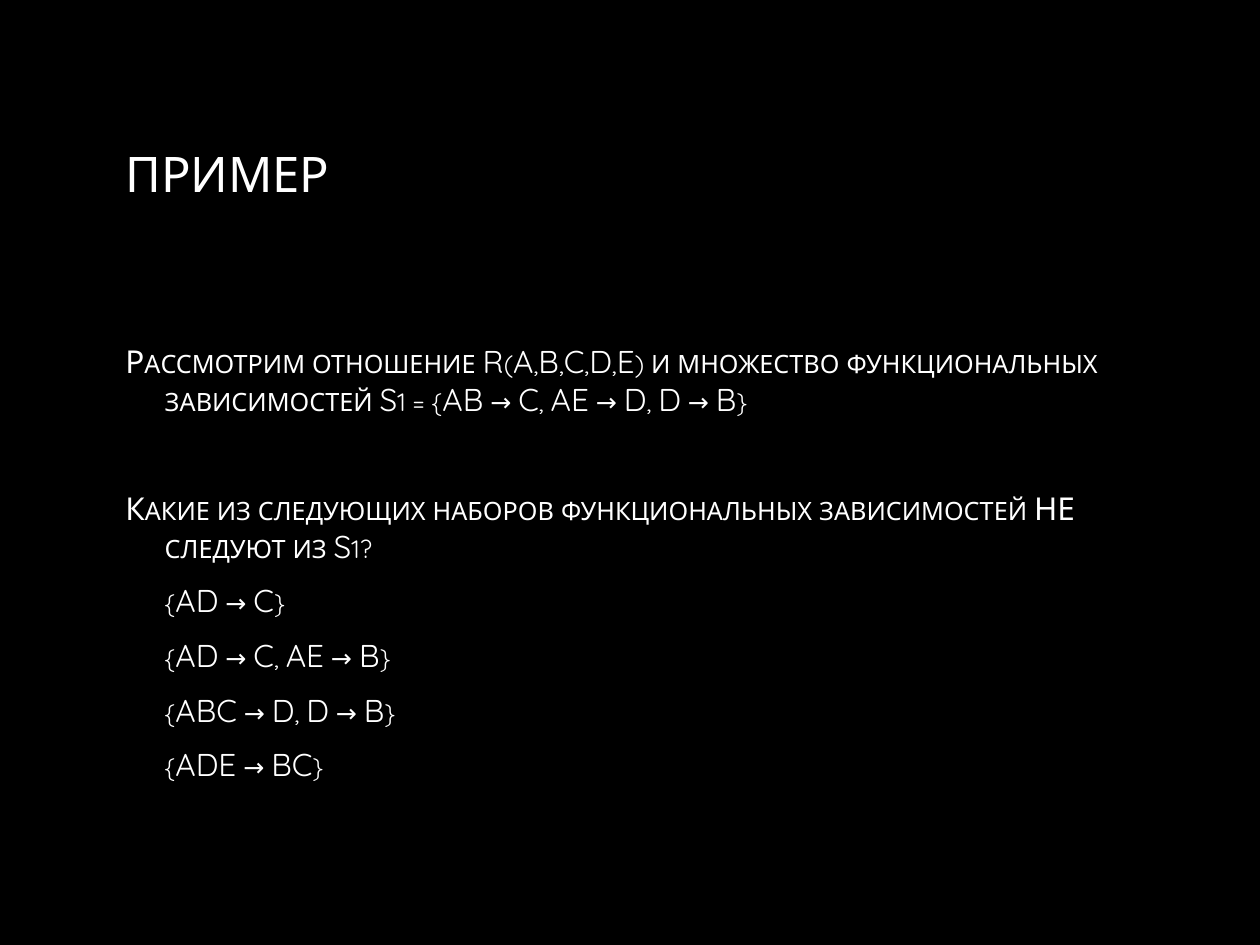
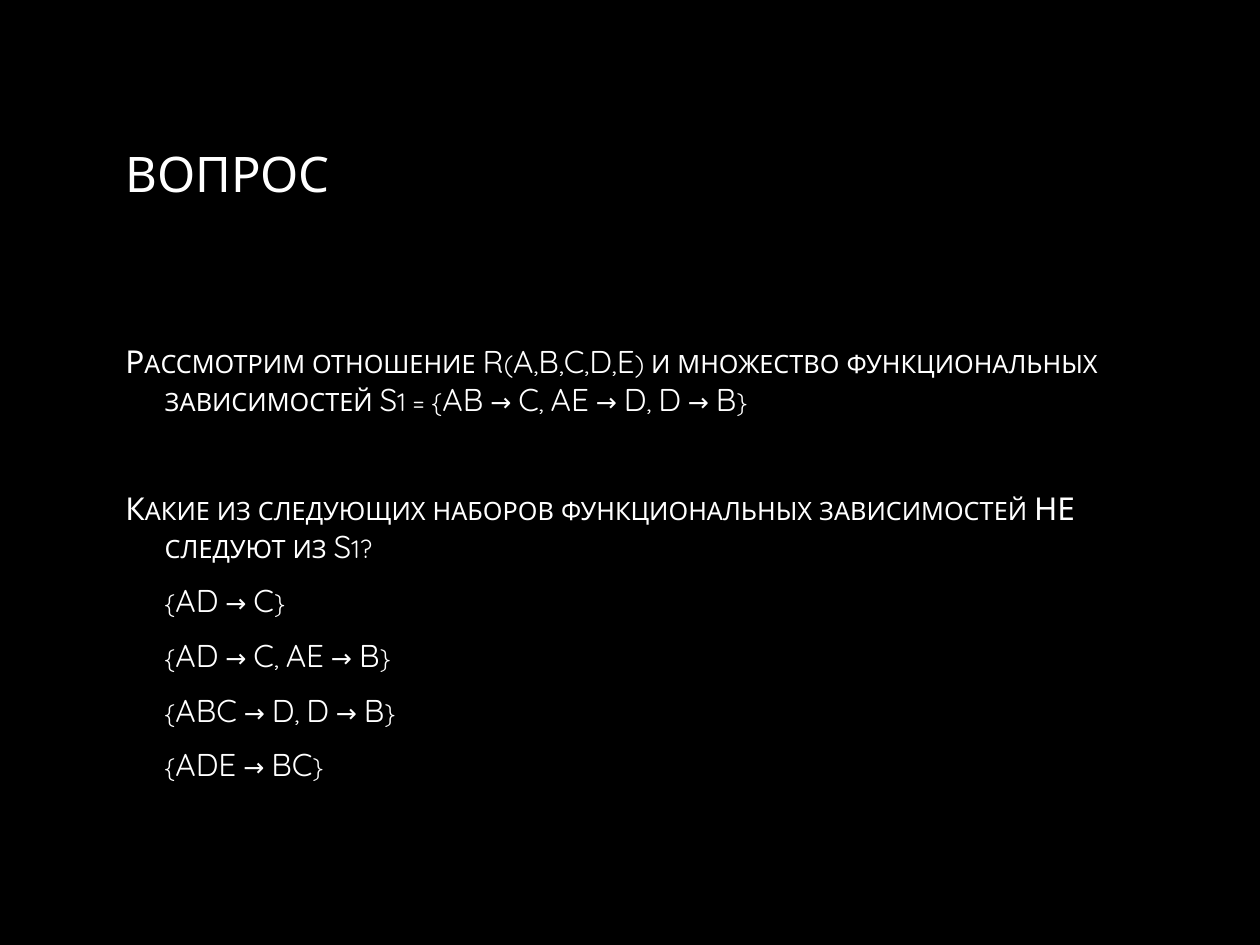
Before and after one commit to smurav/db13-14, a slide deck: slide 20 of sql/lectures/9_functional_dependencies.pptx. Drawn at 1260x945 pixels with LibreOffice and Linux fonts; fonts in the diff are those of the drawing; background and template pictures are left out. Boxes give left, top, right and bottom in pixels: in the first picture for what was removed or moved away, otherwise in the second. Text is boxed around its words. In the diff, an @@ line names an element or a change of style, - is before the commit and + after.

Commit message:
Fix

```diff
--- a/sql/lectures/9_functional_dependencies.pptx
+++ b/sql/lectures/9_functional_dependencies.pptx
@@ title at box(125, 156, 329, 193): text changed @@
-ПРИМЕР
+ВОПРОС
```
Also in this commit, not shown: 1 other slide changed.
